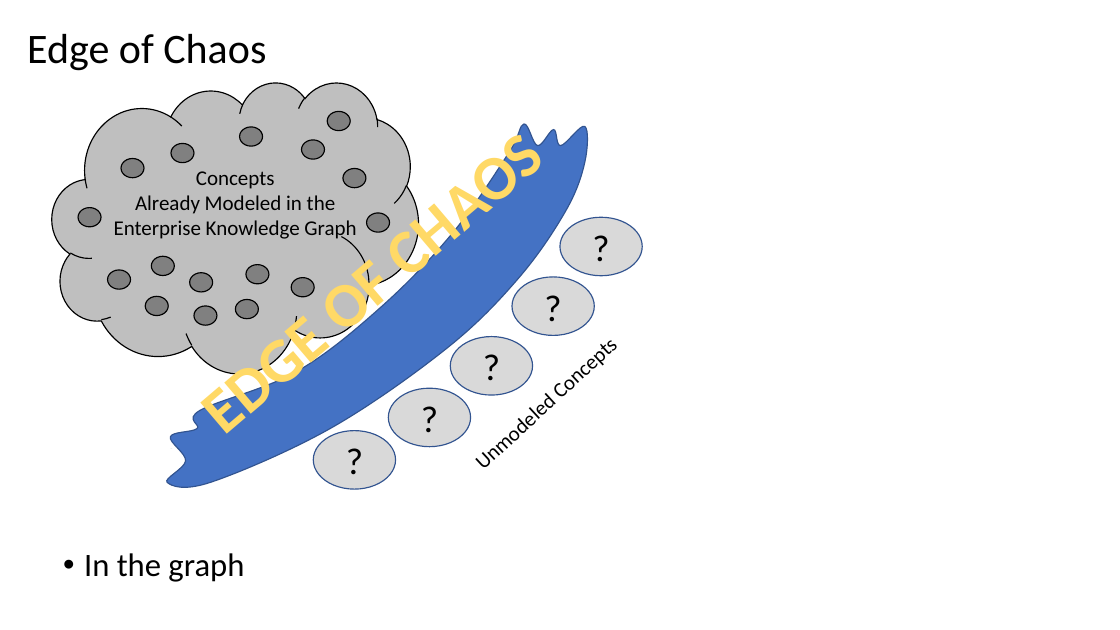
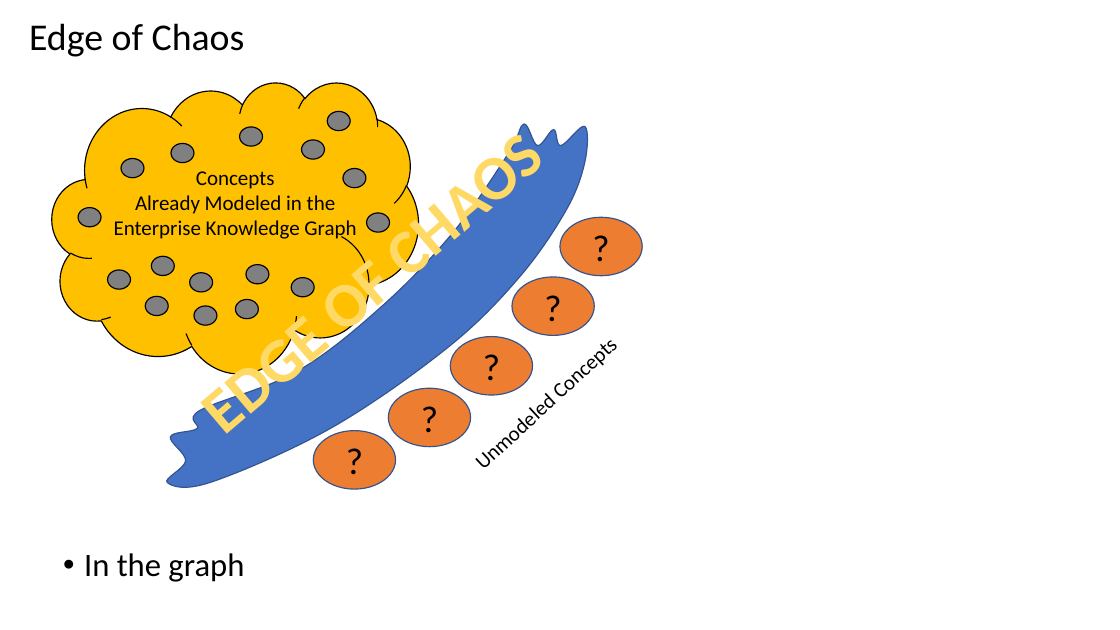
Before and after one commit to dmccreary/ekg-book, a slide deck: slide 6 of docs/presentations/ekg-book-figures.pptx. Drawn at 1120x630 pixels with LibreOffice and Linux fonts; fonts in the diff are those of the drawing. Boxes give left, top, right and bottom in pixels: in the first picture for what was removed or moved away, otherwise in the second. Text is boxed around its words. In the diff, an @@ line names an element or a change of style, - is before the commit and + after.

```diff
--- a/docs/presentations/ekg-book-figures.pptx
+++ b/docs/presentations/ekg-book-figures.pptx
@@ title "Edge of Chaos" at bbox=[29, 23, 245, 57]: size 36 to 32.4 pt @@
@@ thought cloud at bbox=[52, 82, 418, 373]: fill #BFBFBF to #FFC000 @@
@@ fill #D9D9D9 to #ED7D31 in 5 elements at bbox=[313, 431, 396, 490], bbox=[560, 218, 643, 276], bbox=[513, 277, 595, 336], bbox=[450, 337, 533, 396], bbox=[388, 388, 471, 447] @@
```
Also in this commit, not shown: 5 other files.
